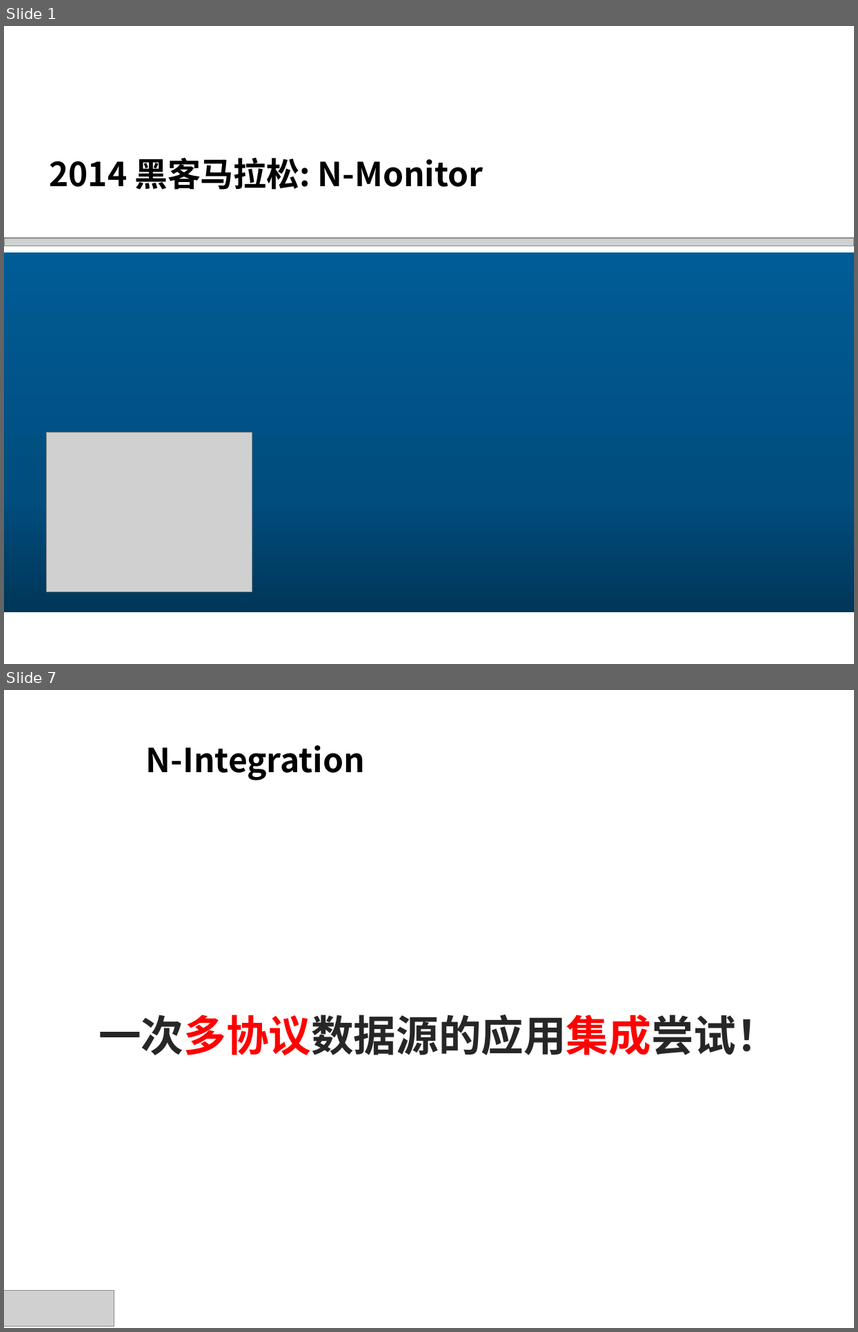
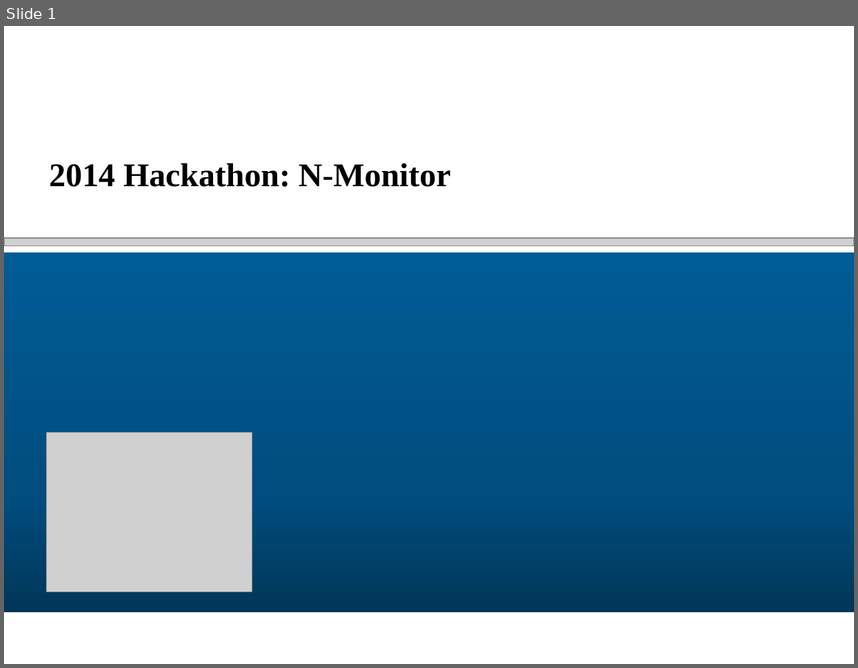
Before and after one commit to glenlivet/NRLP, a slide deck: 2014黑客马拉松_N-Monitor.pptx. Shown one above the other, each under a label of ours: slides 1 and 7 before the commit, slide 1 after it; the slides between them are not shown. The pictures are 858x1332 and 858x668 pixels, drawn with LibreOffice and Linux fonts; fonts in the diff are those of the drawing; grey boxes stand for pictures; background and template pictures are left out. Boxes give left, top, right and bottom in pixels: in the first picture for what was removed or moved away, otherwise in the second. Text is boxed around its words. In the diff, an @@ line names an element or a change of style, - is before the commit and + after.

```diff
--- a/2014黑客马拉松_N-Monitor.pptx
+++ b/2014黑客马拉松_N-Monitor.pptx
@@ slide 7 removed at bbox=[4, 690, 854, 1328], background #FFFFFF @@
@@ text removed at bbox=[146, 745, 365, 780] @@
-N-Integration
@@ text removed at bbox=[99, 1014, 779, 1055] @@
-  一次多协议数据源的应用集成尝试！
@@ picture removed at bbox=[4, 1290, 114, 1327] @@
@@ slide 1 changed as well @@
@@ title at bbox=[49, 163, 451, 187]: text changed; font Noto Sans CJK SC to Times New Roman @@
-2014 黑客马拉松: N-Monitor
+2014 Hackathon: N-Monitor
```
Also in this commit, not shown: 1 other slide changed, 6 slides added, 6 other slides removed, 9 other files.
